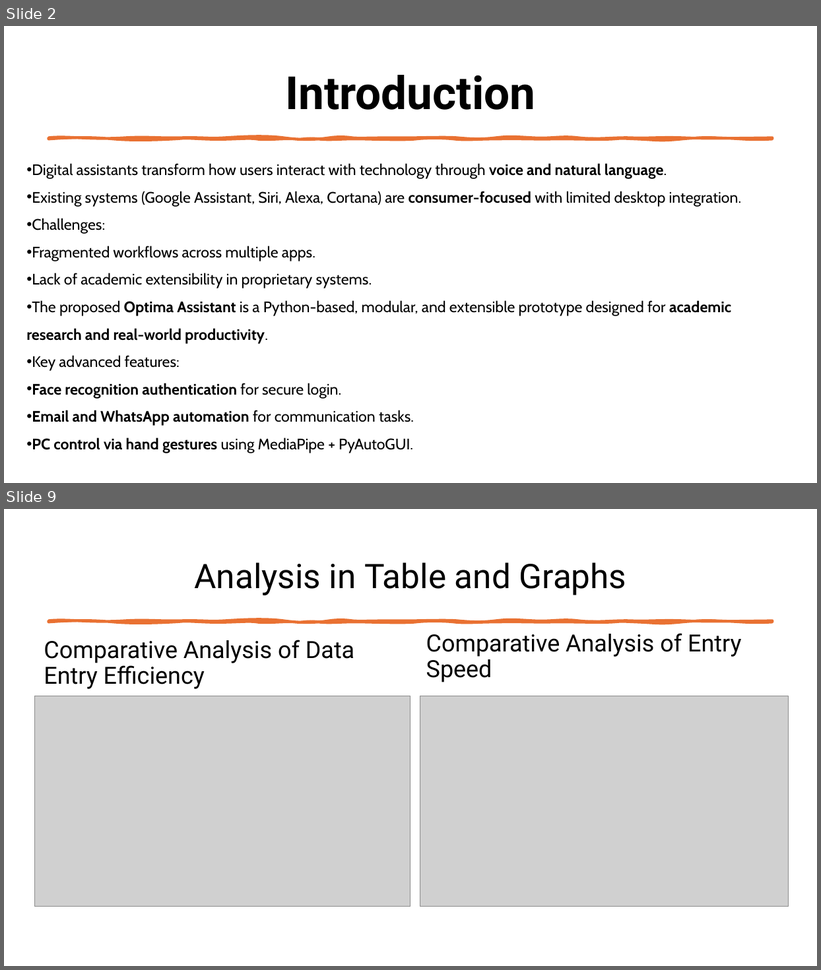
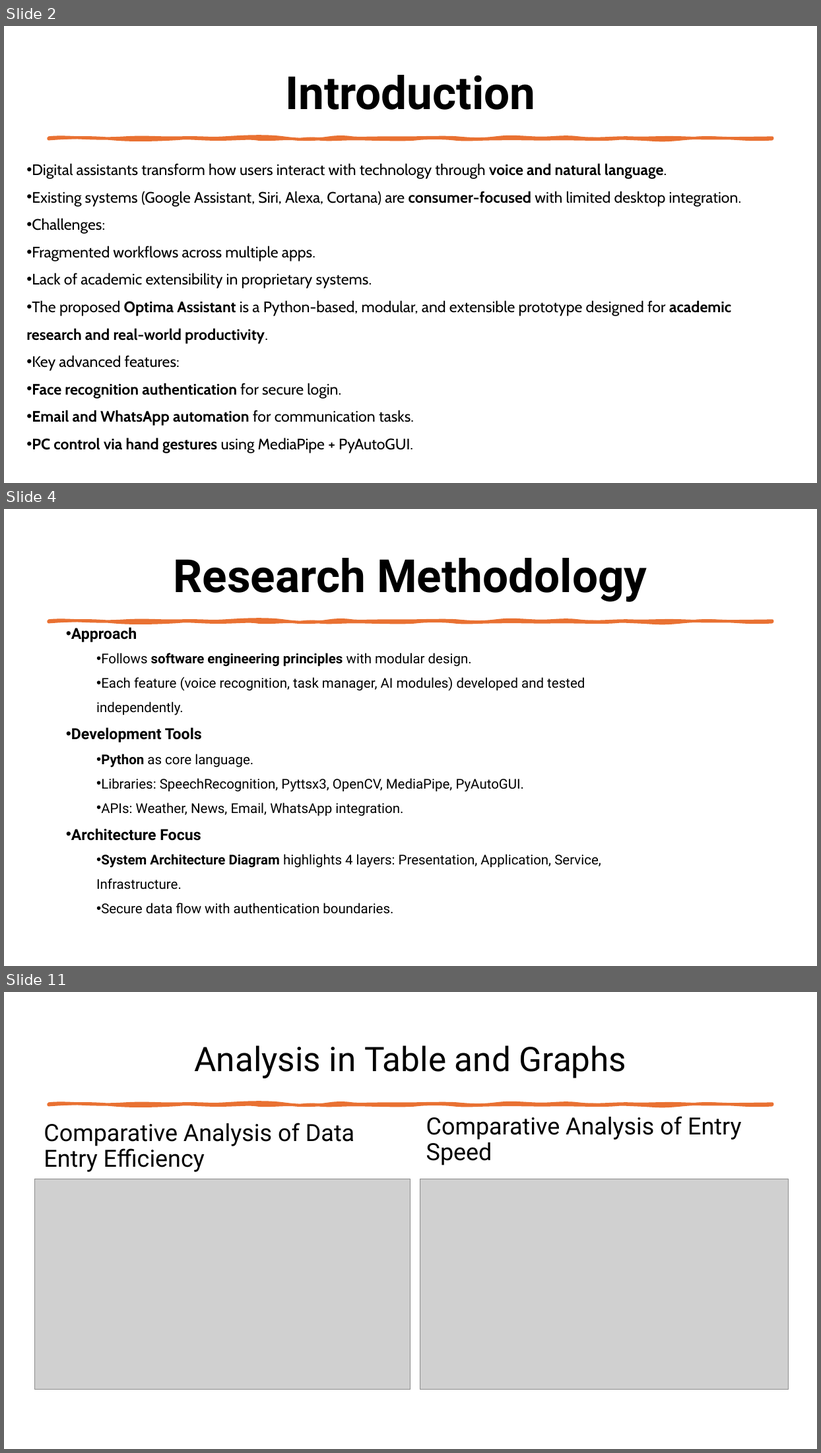
Before and after one commit to suhelgupta/mca-final-year-project, a slide deck: reports/Vignan Project Presentation.pptx. Shown one above the other, each under a label of ours: slides 2 and 9 before the commit, slides 2, 4 and 11 after it; the slides between them are not shown. The pictures are 821x970 and 821x1453 pixels, drawn with LibreOffice and Linux fonts; fonts in the diff are those of the drawing; grey boxes stand for pictures. Boxes give left, top, right and bottom in pixels: in the first picture for what was removed or moved away, otherwise in the second. Text is boxed around its words. In the diff, an @@ line names an element or a change of style, - is before the commit and + after.

```diff
--- a/reports/Vignan Project Presentation.pptx
+++ b/reports/Vignan Project Presentation.pptx
@@ slide 4 added at <box>4,509,817,966</box>, background #FFFFFF @@
@@ title added at <box>174,558,647,602</box>, 54 pt, text #000000, bold @@
+Research Methodology
@@ freeform shape added at <box>48,621,773,622</box>, fill #E97132, outline #E97132 3.25 pt @@
@@ text added at <box>71,627,601,914</box>, 16 pt, text #000000 @@
+• Approach
+  • Follows software engineering principles with modular design.
+  • Each feature (voice recognition, task manager, AI modules) developed and tested independently.
+• Development Tools
+  • Python as core language.
+  • Libraries: SpeechRecognition, Pyttsx3, OpenCV, MediaPipe, PyAutoGUI.
+  • APIs: Weather, News, Email, WhatsApp integration.
+• Architecture Focus
+  • System Architecture Diagram highlights 4 layers: Presentation, Application, Service, Infrastructure.
+  • Secure data flow with authentication boundaries.
@@ what was slide 9 is now slide 11 @@
```
Also in this commit, not shown: 3 slides changed, 5 other slides added, 4 slides removed, 1 other file.
